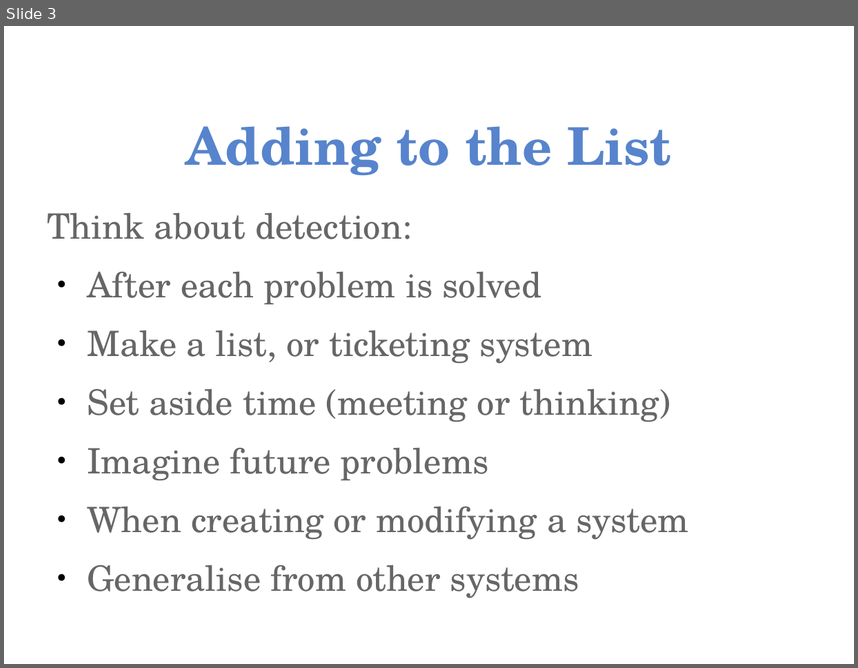
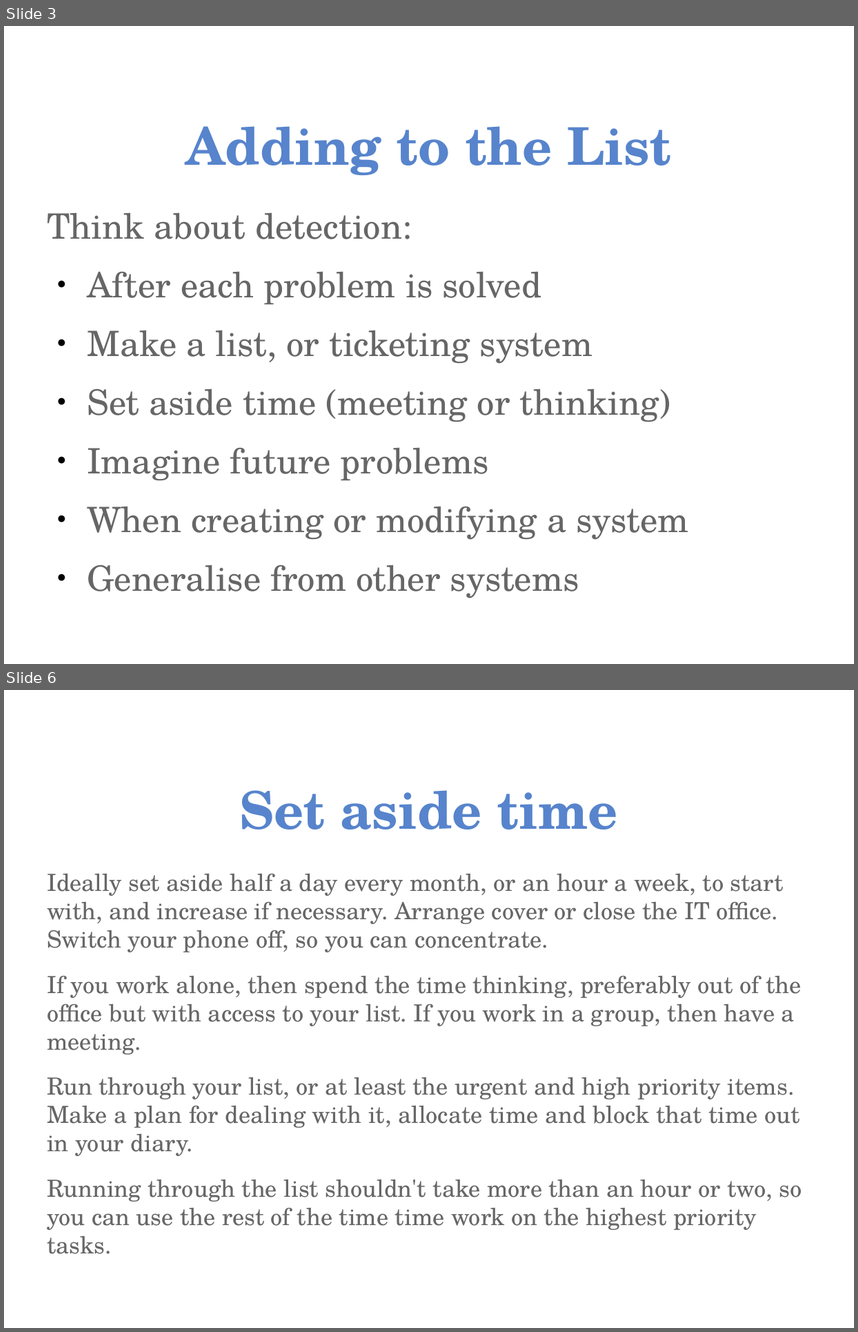
Before and after one commit to aptivate/inaspmaterials, a slide deck: generated/Network_Management/Unit_4_Network_Management/Unit_4_Presentation_Part_05_Early_Detection.rst.odp. Shown one above the other, each under a label of ours: slide 3 before the commit, slides 3 and 6 after it; the slides between them are not shown. The pictures are 858x668 and 858x1332 pixels, drawn with LibreOffice and Linux fonts; fonts in the diff are those of the drawing; background and template pictures are left out. Boxes give left, top, right and bottom in pixels: in the first picture for what was removed or moved away, otherwise in the second. Text is boxed around its words. In the diff, an @@ line names an element or a change of style, - is before the commit and + after.

```diff
--- a/generated/Network_Management/Unit_4_Network_Management/Unit_4_Presentation_Part_05_Early_Detection.rst.odp
+++ b/generated/Network_Management/Unit_4_Network_Management/Unit_4_Presentation_Part_05_Early_Detection.rst.odp
@@ slide 6 added at [4, 690, 854, 1328], background picture (left out) @@
@@ title added at [240, 790, 618, 829], 44 pt, text #5784CC, bold @@
+Set aside time
@@ text added at [47, 874, 802, 1230], 20 pt, text #666666 @@
+Ideally set aside half a day every month, or an hour a week, to start with, and increase if necessary. Arrange cover or close the IT office. Switch your phone off, so you can concentrate.
+If you work alone, then spend the time thinking, preferably out of the office but with access to your list. If you work in a group, then have a meeting.
+Run through your list, or at least the urgent and high priority items. Make a plan for dealing with it, allocate time and block that time out in your diary.
+Running through the list shouldn't take more than an hour or two, so you can use the rest of the time time work on the highest priority tasks.
```
Also in this commit, not shown: 6 other slides added, 35 other files.
